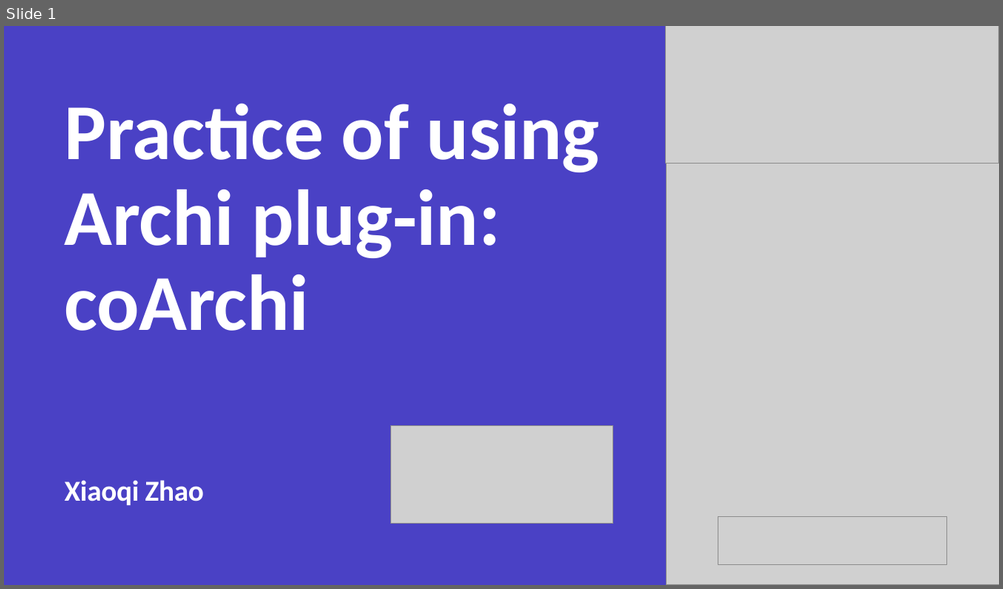
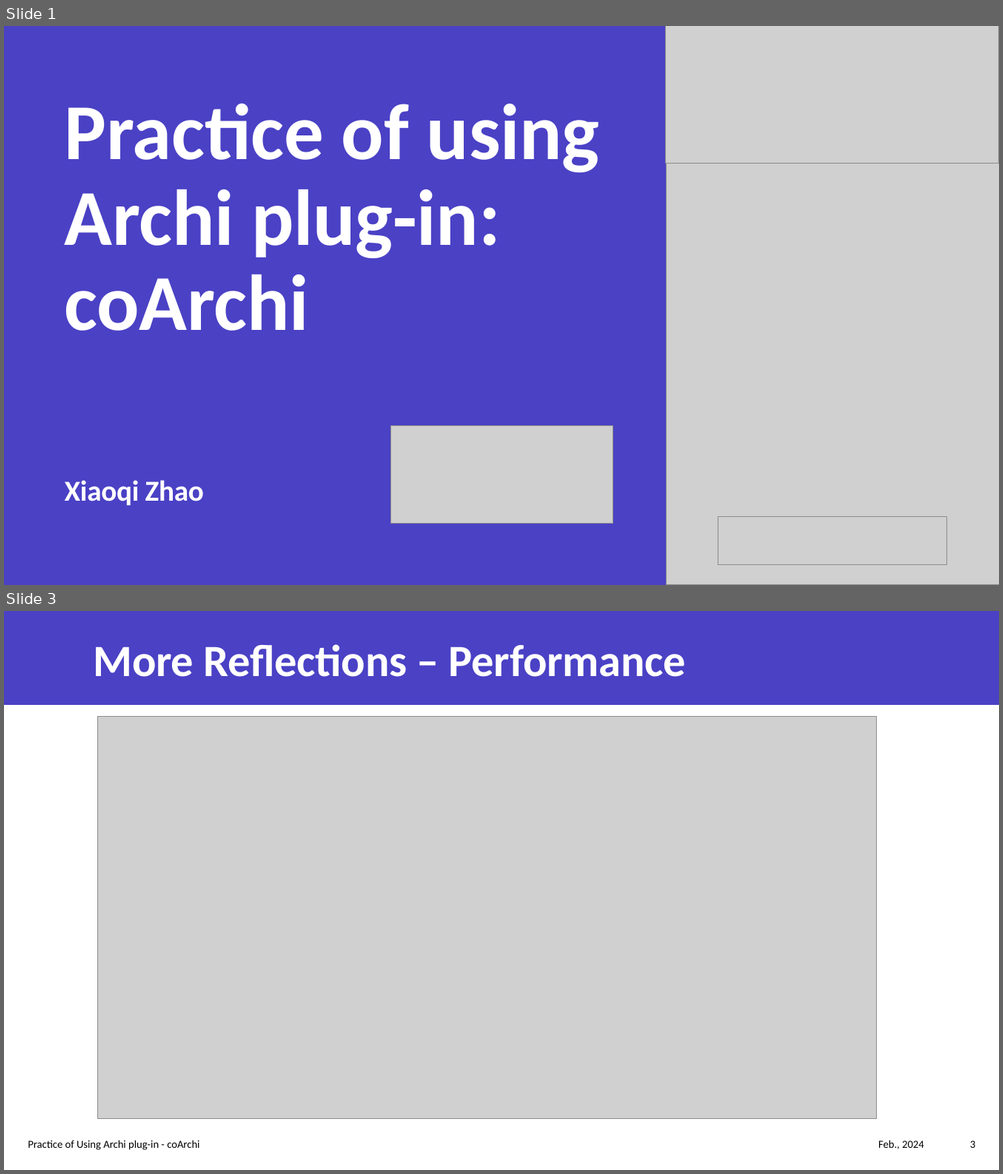
Before and after one commit to yasenstar/EA, a slide deck: architool/Using-coArchi.pptx. Shown one above the other, each under a label of ours: slide 1 before the commit, slides 1 and 3 after it; the slides between them are not shown. The pictures are 1003x589 and 1003x1174 pixels, drawn with LibreOffice and Linux fonts; fonts in the diff are those of the drawing; grey boxes stand for pictures. Boxes give left, top, right and bottom in pixels: in the first picture for what was removed or moved away, otherwise in the second. Text is boxed around its words. In the diff, an @@ line names an element or a change of style, - is before the commit and + after.

```diff
--- a/architool/Using-coArchi.pptx
+++ b/architool/Using-coArchi.pptx
@@ slide 3 added at [4,611,999,1170], background #FFFFFF @@
@@ rectangle added at [4,611,999,705], fill #4A41C5 @@
@@ title added at [94,644,686,677], 43.2 pt, text #FFFFFF, bold @@
+More Reflections – Performance
@@ picture added at [98,717,876,1119] @@
@@ text added at [28,1140,199,1150], 10.5 pt, text #000000 @@
+Practice of Using Archi plug-in - coArchi
@@ text added at [878,1140,924,1150], 10.5 pt, text #000000 @@
+Feb., 2024
@@ page number added at [970,1141,975,1148], 10.5 pt, text #000000 @@
+3
```
Also in this commit, not shown: 2 slides changed, 4 other slides added.
